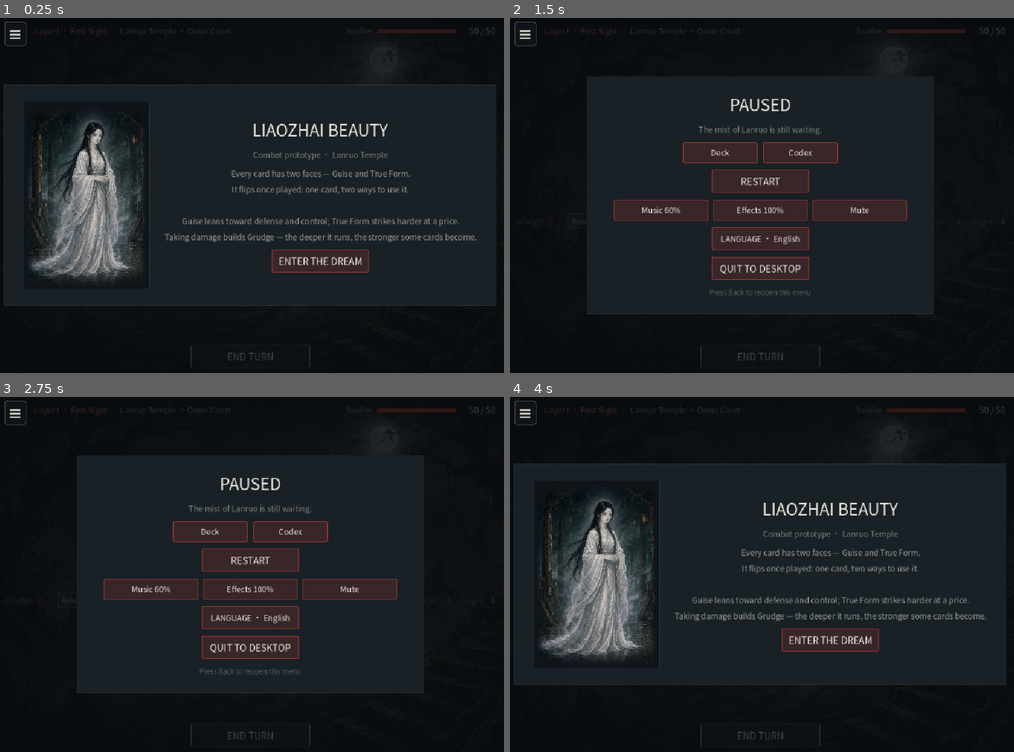
Above: before the commit, frames 1-4 (two rows, left to right).
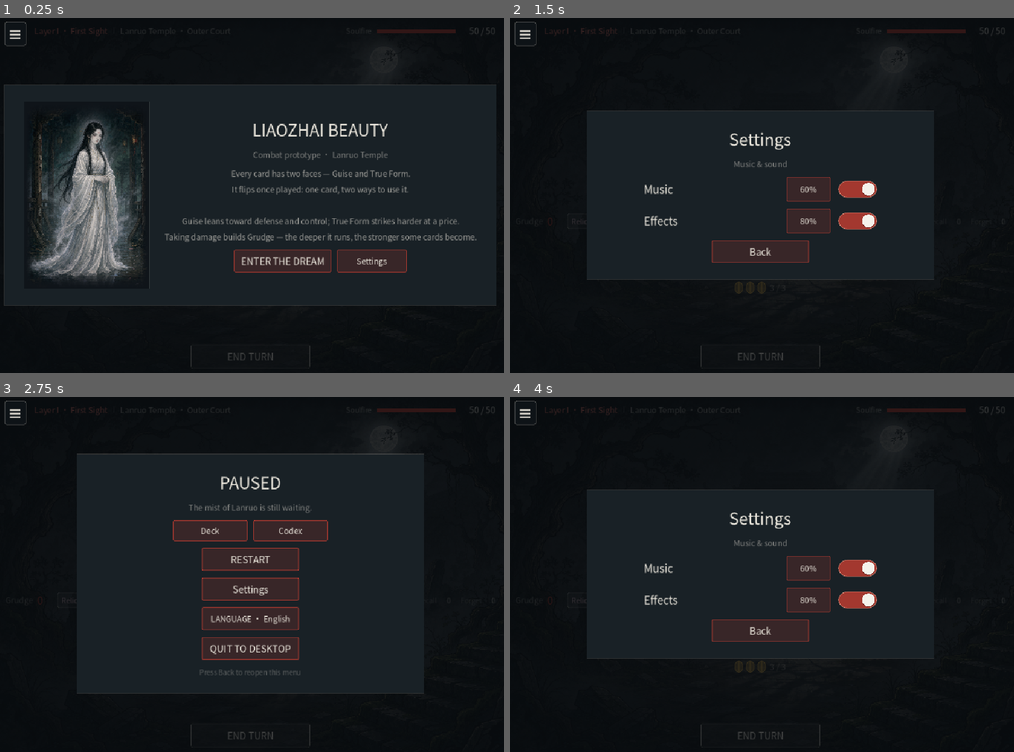
Above: after the commit, the same moments.

Repository: crayfishxu/LiaozhaiGame
Game: Godot game, scene res://scenes/Battle.tscn
Two runs of this game, one before a commit and one after it. Both use one fixed random seed, a clock stepped at 60 frames per second and the inputs below.
Inputs (mouse positions are in pixels of both pictures, inside the frame that each line leads up to):
- Up to frame 1 (0.25 s): no input
- Up to frame 2 (1.5 s): click "≡" at 0.5 s; click (762, 209) at 1.25 s, where only the run after the commit has a clickable "Settings"
- Up to frame 3 (2.75 s): click (252, 631) at 2 s, where only the run after the commit has a clickable "Back"
- Up to frame 4 (4 s): click "RESTART" at 2.75 s; click (882, 638) at 3.5 s, where only the run after the commit has a clickable "Settings"

The runs differ from the first frame. In frame 1, 1.4% of the frame differs, in the area x 46-81%, y 65-72%; in frame 2, 10%; in frame 3, 4.8%; in frame 4, 14%, in the area x 0-99%, y 18-82%.

Commit message:
feat(audio): 音乐与音效各自独立的设置开关
原来的三个按钮（音乐/音效/静音）只能循环音量档，静音是全局的，
关不掉「只关音乐」或「只关音效」。改成真正的两个开关。

AudioManager
- muted 拆成 music_on / sfx_on，音量档位从 [0,...,1] 改为 [0.2,...,1]，
  开关管「有没有声」、档位管「多大声」，职责分开
- set_music_enabled(false) 淡出 0.3s 后 stop()，不再解码播放（省电）；
  曲目名保留，打开时重新起播当前层
- set_sfx_enabled(false) 前先响一记 click，让玩家确认按到了
- 用 _vol_gen 代次号防止「关了立刻又开」时旧的「淡出后停止」回调把新播放掐掉
- 读档迁移：旧的 muted / 0 档音量折算成开关，保存时删掉 muted 键

UI
- 新增 scripts/UiSwitch.gd：自绘胶囊开关，0.14s 滑动动画。
  不用 CheckButton 是因为默认主题的开关图标是灰阶，和墨/朱砂配色不搭
- 新增设置面板：音乐、音效各一行（名称 + 音量百分比 + 开关）；
  关掉时整行文字与音量按钮压暗
- 暂停菜单的三个音量按钮收成一个「设置」入口；开场页「入梦」旁边也能直接进
- 返回键在设置里退一层（设置→暂停），不会直接关掉弹窗

i18n：新增 ui.settings / ui.settings_sub 两条 × 11 语种（ui.back 本来就有）。
11 语种各 430 条，键与占位符全一致；面板 11 语种实测均 700x340，零超屏。

Diff:
--- a/scripts/AudioManager.gd
+++ b/scripts/AudioManager.gd
@@ -5,9 +5,10 @@
 ##
 ##   Audio.play_bgm("layer2")     切换背景音乐（带交叉淡化）
 ##   Audio.play_sfx("hit")        播放音效
-##   Audio.cycle_music()          音乐音量循环 0→20→…→100→0
-##   Audio.cycle_sfx()            音效音量循环
-##   Audio.toggle_mute()          全局静音
+##   Audio.set_music_enabled(on)  音乐开关（与音效互不影响）
+##   Audio.set_sfx_enabled(on)    音效开关
+##   Audio.cycle_music()          音乐音量 20→40→…→100→20
+##   Audio.cycle_sfx()            音效音量
 ##
 ## 音频素材由 tools/gen_audio.py 程序化合成，无外部版权。
 ## BGM 为无缝循环 ogg，音效为短 wav。
@@ -19,21 +20,25 @@
 const BGM_PATH := "res://audio/bgm/%s.ogg"
 const SFX_PATH := "res://audio/sfx/%s.wav"
 
-## 音量档位：0 表示关闭
-const STEPS := [0.0, 0.2, 0.4, 0.6, 0.8, 1.0]
+## 音量档位：开关负责「有没有声」，档位只管「多大声」
+const STEPS := [0.2, 0.4, 0.6, 0.8, 1.0]
 
 const SFX_VOICES := 10
 const FADE_TIME := 0.9
+const VOL_FADE := 0.30
 
 var music_volume: float = 0.6
 var sfx_volume: float = 0.8
-var muted: bool = false
+var music_on: bool = true
+var sfx_on: bool = true
 
 var _bgm_key: String = ""
 var _players: Array[AudioStreamPlayer] = []
 var _slot: int = 0
 var _cache: Dictionary = {}
 var _fade_tween: Tween
+var _vol_gen: int = 0                 # 变更代次：过期的「淡出后停止」回调靠它作废
+var _vol_tweens: Array[Tween] = []
 
 
 func _ready() -> void:
@@ -66,6 +71,10 @@
 
 func _exit_tree() -> void:
 	# 退出时主动断开引用，否则引擎会报 "resources still in use at exit"
+	_vol_gen += 1
+	_kill_vol_tweens()
+	if _fade_tween != null and _fade_tween.is_valid():
+		_fade_tween.kill()
 	for p in _players:
 		if is_instance_valid(p):
 			p.stop()
@@ -111,23 +120,59 @@
 
 func _music_db(scale: float) -> float:
 	var v := music_volume * scale
-	if muted or v <= 0.001:
+	if not music_on or v <= 0.001:
 		return -80.0
 	return linear_to_db(v)
 
 
-func _refresh_music_volume() -> void:
+## 音乐音量变化后同步到在播的声道。smooth=true 用于开关切换，淡入而非硬跳。
+func _refresh_music_volume(smooth: bool = false) -> void:
+	var target := _music_db(1.0)
+	_kill_vol_tweens()
 	for i in 2:
 		var p := _players[i]
-		if p.playing:
-			p.volume_db = _music_db(1.0)
+		if not p.playing:
+			continue
+		if smooth:
+			var tw := create_tween()
+			tw.tween_property(p, "volume_db", target, VOL_FADE)
+			_vol_tweens.append(tw)
+		else:
+			p.volume_db = target
+
+
+## 淡出后停止两路 BGM。用代次号防止「关了又立刻开」时旧回调把新播放掐掉。
+func _fade_out_and_stop() -> void:
+	_vol_gen += 1
+	var gen := _vol_gen
+	_kill_vol_tweens()
+	if _fade_tween != null and _fade_tween.is_valid():
+		_fade_tween.kill()
+	for i in 2:
+		var p := _players[i]
+		if not p.playing:
+			continue
+		var tw := create_tween()
+		tw.tween_property(p, "volume_db", -80.0, VOL_FADE)
+		tw.tween_callback(func():
+			if gen == _vol_gen:
+				p.stop()
+		)
+		_vol_tweens.append(tw)
+
+
+func _kill_vol_tweens() -> void:
+	for t in _vol_tweens:
+		if t != null and t.is_valid():
+			t.kill()
+	_vol_tweens.clear()
 
 
 # ------------------------------------------------------------------
 # SFX
 # ------------------------------------------------------------------
 func play_sfx(key: String, pitch_jitter: float = 0.05) -> void:
-	if muted or sfx_volume <= 0.001:
+	if not sfx_on or sfx_volume <= 0.001:
 		return
 	var stream := _get_stream(SFX_PATH % key, false)
 	if stream == null:
@@ -160,27 +205,62 @@
 
 
 # ------------------------------------------------------------------
-# 音量控制
-# ------------------------------------------------------------------
+# 开关
+# ------------------------------------------------------------------
+## 音乐开关。关掉时淡出并停止播放（省电），曲目名留着，打开时重新起播。
+func set_music_enabled(v: bool) -> void:
+	if v == music_on:
+		return
+	music_on = v
+	if v:
+		_vol_gen += 1                       # 作废可能还在跑的「淡出后停止」
+		if _fade_tween != null and _fade_tween.is_valid():
+			_fade_tween.kill()
+		if _bgm_key != "" and not (_players[0].playing or _players[1].playing):
+			var key := _bgm_key
+			_bgm_key = ""
+			play_bgm(key)
+		else:
+			_refresh_music_volume(true)
+		play_sfx("click", 0.0)
+	else:
+		_fade_out_and_stop()
+	save_cfg()
+
+
+## 音效开关。关掉之前先响一记，让玩家确认「我按到了」。
+func set_sfx_enabled(v: bool) -> void:
+	if v == sfx_on:
+		return
+	if v:
+		sfx_on = true
+		play_sfx("click", 0.0)
+	else:
+		play_sfx("click", 0.0)
+		sfx_on = false
+	save_cfg()
+
+
+# ------------------------------------------------------------------
+# 音量档位
+# ------------------------------------------------------------------
+## 点一下升一档；关着的时候第一下先打开（不跳档），符合「我想听」的直觉
 func cycle_music() -> void:
+	if not music_on:
+		set_music_enabled(true)
+		return
 	music_volume = _next_step(music_volume)
 	_refresh_music_volume()
 	save_cfg()
 
 
 func cycle_sfx() -> void:
+	if not sfx_on:
+		set_sfx_enabled(true)
+		return
 	sfx_volume = _next_step(sfx_volume)
 	save_cfg()
-	if sfx_volume > 0.001:
-		play_sfx("click", 0.0)
-
-
-func toggle_mute() -> void:
-	muted = not muted
-	_refresh_music_volume()
-	if not muted:
-		play_sfx("click", 0.0)
-	save_cfg()
+	play_sfx("click", 0.0)
 
 
 func _next_step(v: float) -> float:
@@ -194,19 +274,13 @@
 	return STEPS[(best + 1) % STEPS.size()]
 
 
-## 供 UI 显示：「60%」或「关」
-func music_text() -> String:
-	return _step_text(music_volume)
-
-
-func sfx_text() -> String:
-	return _step_text(sfx_volume)
-
-
-func _step_text(v: float) -> String:
-	if muted or v <= 0.001:
-		return I18N.t("ui.off")
-	return "%d%%" % roundi(v * 100.0)
+## 供 UI 显示：音量百分比（开关状态由开关本身表达）
+func music_label() -> String:
+	return "%d%%" % roundi(music_volume * 100.0)
+
+
+func sfx_label() -> String:
+	return "%d%%" % roundi(sfx_volume * 100.0)
 
 
 # ------------------------------------------------------------------
@@ -217,13 +291,29 @@
 	cfg.load(CFG_PATH)            # 保留其它 section（i18n）
 	cfg.set_value(CFG_SECTION, "music", music_volume)
 	cfg.set_value(CFG_SECTION, "sfx", sfx_volume)
-	cfg.set_value(CFG_SECTION, "muted", muted)
+	cfg.set_value(CFG_SECTION, "music_on", music_on)
+	cfg.set_value(CFG_SECTION, "sfx_on", sfx_on)
+	if cfg.has_section_key(CFG_SECTION, "muted"):
+		cfg.erase_section_key(CFG_SECTION, "muted")   # 旧版全局静音位，已拆成两个开关
 	cfg.save(CFG_PATH)
 
 
 func load_cfg() -> void:
 	var cfg := ConfigFile.new()
-	if cfg.load(CFG_PATH) == OK:
-		music_volume = clampf(float(cfg.get_value(CFG_SECTION, "music", 0.6)), 0.0, 1.0)
-		sfx_volume = clampf(float(cfg.get_value(CFG_SECTION, "sfx", 0.8)), 0.0, 1.0)
-		muted = bool(cfg.get_value(CFG_SECTION, "muted", false))
+	if cfg.load(CFG_PATH) != OK:
+		return
+	music_volume = clampf(float(cfg.get_value(CFG_SECTION, "music", 0.6)), 0.0, 1.0)
+	sfx_volume = clampf(float(cfg.get_value(CFG_SECTION, "sfx", 0.8)), 0.0, 1.0)
+	music_on = bool(cfg.get_value(CFG_SECTION, "music_on", true))
+	sfx_on = bool(cfg.get_value(CFG_SECTION, "sfx_on", true))
+
+	# 迁移 0.1.7 及以前的存法：那时只有「全局静音」和 0 档音量，都折算成开关
+	if bool(cfg.get_value(CFG_SECTION, "muted", false)):
+		music_on = false
+		sfx_on = false
+	if music_volume <= 0.001:
+		music_volume = 0.6
+		music_on = false
+	if sfx_volume <= 0.001:
+		sfx_volume = 0.8
+		sfx_on = false
--- a/scripts/Battle.gd
+++ b/scripts/Battle.gd
@@ -37,6 +37,9 @@
 ## 设计基准 1024x672（见 project.godot），所有字号按此系数放大，
 ## 使手机横屏（1080p）下的实际字高达到可读水平。
 const UI_S := 1.3
+
+## 开关控件（胶囊 + 滑块），用 preload 而不依赖全局类名缓存
+const UiSwitch := preload("res://scripts/UiSwitch.gd")
 
 # ---------------- 运行时状态 ----------------
 var player_hp: int = START_HP
@@ -107,9 +110,13 @@
 var grievance_label: Label
 var relic_btn: Button
 var _pause_open: bool = false
-## 当前弹窗种类：intro / reward / pause / lang / win / lose / ""
+## 当前弹窗种类：intro / reward / pause / settings / lang / win / lose / ""
 ## 切换语言要重建整个 UI，靠这个把玩家送回到原来的那一屏
 var _panel_mode: String = ""
+## 设置面板是从哪进的：pause / intro / ""（"" 表示从某个界面用返回键进）
+var _settings_from: String = ""
+## 设置面板里的行控件：kind -> {vol, sw, name}，改音量后就地更新不重建面板
+var _audio_rows: Dictionary = {}
 ## 战后三选一的候选项要留住，否则切语言重开面板会重新摇一次
 var _reward_picks: Array = []
 var _reward_sides: Array = []
@@ -130,8 +137,11 @@
 		_on_back_requested()
 
 
-## 返回键语义：暂停菜单开着就回到原来那一屏，否则呼出暂停菜单
+## 返回键语义：设置/暂停开着就退一层，否则呼出暂停菜单
 func _on_back_requested() -> void:
+	if _panel_mode == "settings":
+		_settings_back()
+		return
 	if overlay.visible and _pause_open:
 		_resume()
 		return
@@ -1505,11 +1515,20 @@
 	tip.add_theme_constant_override("line_spacing", 8)
 	col.add_child(tip)
 
-	var brow := CenterContainer.new()
+	var brow := HBoxContainer.new()
+	brow.alignment = BoxContainer.ALIGNMENT_CENTER
+	brow.add_theme_constant_override("separation", 12)
 	col.add_child(brow)
 	var b := _mk_button(I18N.t("ui.enter"))
 	b.pressed.connect(_enter_run)
 	brow.add_child(b)
+
+	# 开场就能先关音乐——手机上很多人在公共场合开第一把
+	var bset := _mk_button(I18N.t("ui.settings"))
+	bset.add_theme_font_size_override("font_size", int(13 * UI_S))
+	bset.custom_minimum_size = Vector2(140, 46)
+	bset.pressed.connect(func(): _show_settings("intro"))
+	brow.add_child(bset)
 
 
 func _show_victory(kind: String, gold: int, heal: int) -> void:
@@ -1708,7 +1727,7 @@
 # 暂停菜单 / 退出
 # ==================================================================
 func _show_pause() -> void:
-	if _panel_mode != "pause" and _panel_mode != "lang":
+	if _panel_mode != "pause" and _panel_mode != "lang" and _panel_mode != "settings":
 		_prev_mode = _panel_mode
 	_clear_panel()
 	_show_overlay()
@@ -1750,23 +1769,12 @@
 	)
 	r2.add_child(b2)
 
-	# ---- 声音：三格一组，点一下循环一档 ----
-	var ra := HBoxContainer.new()
-	ra.alignment = BoxContainer.ALIGNMENT_CENTER
-	ra.add_theme_constant_override("separation", 10)
-	panel_vb.add_child(ra)
-	for kind in ["music", "sfx", "mute"]:
-		var ba := _mk_button(_audio_label(str(kind)))
-		ba.add_theme_font_size_override("font_size", int(13 * UI_S))
-		ba.custom_minimum_size = Vector2(190, 42)
-		ba.pressed.connect(func():
-			match str(kind):
-				"music": Audio.cycle_music()
-				"sfx": Audio.cycle_sfx()
-				"mute": Audio.toggle_mute()
-			_show_pause()
-		)
-		ra.add_child(ba)
+	# ---- 设置：音乐/音效开关都在里面，暂停菜单只留一个入口 ----
+	var rs := CenterContainer.new()
+	panel_vb.add_child(rs)
+	var bs := _mk_button(I18N.t("ui.settings"))
+	bs.pressed.connect(func(): _show_settings("pause"))
+	rs.add_child(bs)
 
 	var rl := CenterContainer.new()
 	panel_vb.add_child(rl)
@@ -1789,15 +1797,112 @@
 	panel_vb.add_child(hint)
 
 
-## 声音按钮上的文字：音乐 60% / 音效 80% / 静音
-func _audio_label(kind: String) -> String:
-	match kind:
-		"music":
-			return "%s %s" % [I18N.t("ui.music"), Audio.music_text()]
-		"sfx":
-			return "%s %s" % [I18N.t("ui.sfx"), Audio.sfx_text()]
+# ==================================================================
+# 设置（音乐 / 音效开关）
+# ==================================================================
+## from 记录从哪进来：pause / intro。返回时按这个回到原处。
+func _show_settings(from: String = "pause") -> void:
+	if _panel_mode != "settings" and _panel_mode != "pause" and _panel_mode != "lang":
+		_prev_mode = _panel_mode
+	_settings_from = from
+	_audio_rows.clear()
+
+	_clear_panel()
+	_show_overlay()
+	_panel_mode = "settings"
+
+	panel_vb.add_child(_panel_title(I18N.t("ui.settings")))
+	panel_vb.add_child(_panel_sub(I18N.t("ui.settings_sub")))
+
+	panel_vb.add_child(_audio_row("music"))
+	panel_vb.add_child(_audio_row("sfx"))
+
+	var row := CenterContainer.new()
+	panel_vb.add_child(row)
+	var back := _mk_button(I18N.t("ui.back"))
+	back.pressed.connect(_settings_back)
+	row.add_child(back)
+
+
+## 一行：名称 ——— 音量百分比 ——— 开关
+func _audio_row(kind: String) -> Control:
+	var is_music := kind == "music"
+	var on := Audio.music_on if is_music else Audio.sfx_on
+
+	var row := HBoxContainer.new()
+	row.add_theme_constant_override("separation", 16)
+	row.custom_minimum_size = Vector2(470, 50)
+	row.size_flags_horizontal = Control.SIZE_SHRINK_CENTER
+
+	var name_lb := Label.new()
+	name_lb.text = I18N.t("ui.music") if is_music else I18N.t("ui.sfx")
+	name_lb.add_theme_font_size_override("font_size", int(17 * UI_S))
+	name_lb.vertical_alignment = VERTICAL_ALIGNMENT_CENTER
+	name_lb.size_flags_horizontal = Control.SIZE_EXPAND_FILL
+	row.add_child(name_lb)
+
+	var vol := _mk_button(Audio.music_label() if is_music else Audio.sfx_label())
+	vol.custom_minimum_size = Vector2(88, 38)
+	vol.add_theme_font_size_override("font_size", int(13 * UI_S))
+	vol.pressed.connect(func():
+		if is_music:
+			Audio.cycle_music()
+		else:
+			Audio.cycle_sfx()
+		_sync_audio_row(kind)
+	)
+	row.add_child(vol)
+
+	var sw := UiSwitch.new()
+	sw.set_on(on, false)
+	sw.toggled.connect(func(v: bool):
+		if is_music:
+			Audio.set_music_enabled(v)
+			Audio.play_sfx("click", 0.0)
+		elif v:
+			Audio.set_sfx_enabled(true)
+			Audio.play_sfx("click", 0.0)
+		else:
+			Audio.play_sfx("click", 0.0)      # 先响再关，让玩家知道按到了
+			Audio.set_sfx_enabled(false)
+		_sync_audio_row(kind)
+	)
+	row.add_child(sw)
+
+	_audio_rows[kind] = {"vol": vol, "sw": sw, "name": name_lb}
+	_sync_audio_row(kind)
+	return row
+
+
+## 开关状态由 Audio 说了算，界面跟随；关掉时把文字压暗，一眼能看出没声
+func _sync_audio_row(kind: String) -> void:
+	var r: Dictionary = _audio_rows.get(kind, {})
+	if r.is_empty():
+		return
+	var is_music := kind == "music"
+	var on := Audio.music_on if is_music else Audio.sfx_on
+
+	var vol: Button = r["vol"]
+	vol.text = Audio.music_label() if is_music else Audio.sfx_label()
+	vol.modulate = Color(1, 1, 1, 1.0 if on else 0.34)
+
+	var name_lb: Label = r["name"]
+	name_lb.add_theme_color_override("font_color", C_MOON if on else Color(0.92, 0.90, 0.86, 0.42))
+
+	var sw = r["sw"]           # 动态取，避免把脚本类型写成 Control 后取不到 on
+	if sw.on != on:
+		sw.set_on(on, false)
+
+
+func _settings_back() -> void:
+	match _settings_from:
+		"intro":
+			_show_intro()
+		"pause":
+			_show_pause()
 		_:
-			return I18N.t("ui.unmute") if Audio.muted else I18N.t("ui.mute")
+			_prev_mode = ""
+			_resume()
 
 
 func _quit_to_desktop() -> void:
@@ -1957,6 +2062,7 @@
 		"victory": _show_victory(_victory_kind, _victory_gold, _victory_heal)
 		"relic_choice": _show_relic_choice("elite")
 		"pause": _show_pause()
+		"settings": _show_settings(_settings_from)
 		"lang": _show_language()
 		"shop": _show_shop(node)
 		"rest": _show_rest(node)
--- /dev/null
+++ b/scripts/UiSwitch.gd
@@ -0,0 +1,84 @@
+extends Control
+
+## ==================================================================
+## 开关控件（胶囊轨道 + 圆形滑块）
+##
+##   var sw := UiSwitch.new()
+##   sw.set_on(true, false)          # 初始状态（不播动画）
+##   sw.toggled.connect(func(on): ...)
+##
+## 只处理鼠标事件：Godot 默认开启 emulate_mouse_from_touch，
+## 触摸会被转成鼠标，重复处理会一次点击切两下。
+## ==================================================================
+
+signal toggled(on: bool)
+
+const TRACK_H := 34.0     # 轨道高度（逻辑像素）
+const PAD := 4.0          # 滑块与轨道的间隙
+const ANIM := 0.14
+
+var on: bool = false
+
+var _knob: float = 0.0    # 0 = 左（关），1 = 右（开）
+var _sb_on: StyleBoxFlat
+var _sb_off: StyleBoxFlat
+
+
+func _ready() -> void:
+	custom_minimum_size = Vector2(78, 42)
+	mouse_filter = Control.MOUSE_FILTER_STOP
+	focus_mode = Control.FOCUS_NONE
+	mouse_default_cursor_shape = Control.CURSOR_POINTING_HAND
+
+	_sb_on = StyleBoxFlat.new()
+	_sb_on.bg_color = Color(0.70, 0.23, 0.19, 0.90)
+	_sb_on.border_color = Color(0.88, 0.58, 0.50, 0.80)
+	_sb_on.set_border_width_all(1)
+	_sb_on.set_corner_radius_all(int(TRACK_H * 0.5))
+
+	_sb_off = StyleBoxFlat.new()
+	_sb_off.bg_color = Color(0.13, 0.16, 0.18, 1.0)
+	_sb_off.border_color = Color(0.92, 0.90, 0.86, 0.20)
+	_sb_off.set_border_width_all(1)
+	_sb_off.set_corner_radius_all(int(TRACK_H * 0.5))
+
+	_set_knob(1.0 if on else 0.0)
+
+
+## 外部设置状态。animate=false 用于按真实状态重建 UI 时，避免每一帧都滑一遍。
+func set_on(v: bool, animate: bool = true) -> void:
+	on = v
+	var target := 1.0 if v else 0.0
+	if animate and is_inside_tree():
+		var tw := create_tween()
+		tw.tween_method(_set_knob, _knob, target, ANIM)
+	else:
+		_set_knob(target)
+
+
+func _set_knob(t: float) -> void:
+	_knob = clampf(t, 0.0, 1.0)
+	queue_redraw()
+
+
+func _gui_input(event: InputEvent) -> void:
+	if event is InputEventMouseButton:
+		var mb := event as InputEventMouseButton
+		if mb.button_index == MOUSE_BUTTON_LEFT and mb.pressed:
+			accept_event()
+			set_on(not on)
+			toggled.emit(on)
+
+
+func _draw() -> void:
+	var y := (size.y - TRACK_H) * 0.5
+	var track := Rect2(Vector2(0.0, y), Vector2(size.x, TRACK_H))
+	draw_style_box(_sb_on if on else _sb_off, track)
+
+	var radius := TRACK_H * 0.5 - PAD
+	var travel := size.x - radius * 2.0 - PAD * 2.0
+	var center := Vector2(track.position.x + PAD + radius + travel * _knob, track.position.y + TRACK_H * 0.5)
+
+	# 落地阴影：滑块不贴轨道，看起来有厚度
+	draw_circle(center + Vector2(0.0, 1.5), radius, Color(0.0, 0.0, 0.0, 0.30))
+	draw_circle(center, radius, Color(0.96, 0.95, 0.92) if on else Color(0.56, 0.58, 0.59))
--- a/scripts/i18n/de.gd
+++ b/scripts/i18n/de.gd
@@ -53,6 +53,8 @@
 	"ui.quit_desktop": "ZUM DESKTOP",
 	"ui.pause_hint": "Zurück-Taste öffnet dieses Menü erneut",
 	"ui.language": "SPRACHE",
+	"ui.settings": "Einstellungen",
+	"ui.settings_sub": "Musik & Effekte",
 	"ui.lang_title": "SPRACHE WÄHLEN",
 	"ui.lang_sub": "Gilt sofort. Dein Fortschritt bleibt.",
 	"ui.lang_back": "ZURÜCK",
--- a/scripts/i18n/en.gd
+++ b/scripts/i18n/en.gd
@@ -58,6 +58,8 @@
 	"ui.pause_hint": "Press Back to reopen this menu",
 
 	"ui.language": "LANGUAGE",
+	"ui.settings": "Settings",
+	"ui.settings_sub": "Music & sound",
 	"ui.lang_title": "SELECT LANGUAGE",
 	"ui.lang_sub": "Applies at once. Your run is kept.",
 	"ui.lang_back": "BACK",
--- a/scripts/i18n/es.gd
+++ b/scripts/i18n/es.gd
@@ -53,6 +53,8 @@
 	"ui.quit_desktop": "SALIR AL ESCRITORIO",
 	"ui.pause_hint": "Pulsa Atrás para reabrir este menú",
 	"ui.language": "IDIOMA",
+	"ui.settings": "Ajustes",
+	"ui.settings_sub": "Música y efectos",
 	"ui.lang_title": "ELEGIR IDIOMA",
 	"ui.lang_sub": "Se aplica al instante. Tu partida se conserva.",
 	"ui.lang_back": "VOLVER",
--- a/scripts/i18n/fr.gd
+++ b/scripts/i18n/fr.gd
@@ -53,6 +53,8 @@
 	"ui.quit_desktop": "QUITTER VERS LE BUREAU",
 	"ui.pause_hint": "La touche Retour rouvre ce menu",
 	"ui.language": "LANGUE",
+	"ui.settings": "Réglages",
+	"ui.settings_sub": "Musique et sons",
 	"ui.lang_title": "CHOISIR LA LANGUE",
 	"ui.lang_sub": "Appliqué aussitôt. Ta partie est conservée.",
 	"ui.lang_back": "RETOUR",
--- a/scripts/i18n/id.gd
+++ b/scripts/i18n/id.gd
@@ -53,6 +53,8 @@
 	"ui.quit_desktop": "KELUAR KE DESKTOP",
 	"ui.pause_hint": "Tekan Kembali untuk membuka menu ini lagi",
 	"ui.language": "BAHASA",
+	"ui.settings": "Pengaturan",
+	"ui.settings_sub": "Musik & efek",
 	"ui.lang_title": "PILIH BAHASA",
 	"ui.lang_sub": "Langsung berlaku. Progresmu tetap.",
 	"ui.lang_back": "KEMBALI",
--- a/scripts/i18n/it.gd
+++ b/scripts/i18n/it.gd
@@ -53,6 +53,8 @@
 	"ui.quit_desktop": "ESCI AL DESKTOP",
 	"ui.pause_hint": "Il tasto Indietro riapre questo menu",
 	"ui.language": "LINGUA",
+	"ui.settings": "Impostazioni",
+	"ui.settings_sub": "Musica ed effetti",
 	"ui.lang_title": "SCEGLI LA LINGUA",
 	"ui.lang_sub": "Si applica subito. La partita resta.",
 	"ui.lang_back": "INDIETRO",
--- a/scripts/i18n/ja.gd
+++ b/scripts/i18n/ja.gd
@@ -53,6 +53,8 @@
 	"ui.quit_desktop": "デスクトップへ戻る",
 	"ui.pause_hint": "戻るキーでこのメニューを再表示",
 	"ui.language": "言語",
+	"ui.settings": "設定",
+	"ui.settings_sub": "音楽と効果音",
 	"ui.lang_title": "言語を選択",
 	"ui.lang_sub": "すぐに反映されます。進行状況は保持されます。",
 	"ui.lang_back": "戻る",
--- a/scripts/i18n/ko.gd
+++ b/scripts/i18n/ko.gd
@@ -53,6 +53,8 @@
 	"ui.quit_desktop": "바탕화면으로 나가기",
 	"ui.pause_hint": "뒤로 가기 키로 이 메뉴를 다시 열 수 있다",
 	"ui.language": "언어",
+	"ui.settings": "설정",
+	"ui.settings_sub": "음악 및 효과음",
 	"ui.lang_title": "언어 선택",
 	"ui.lang_sub": "즉시 적용됩니다. 진행 상황은 유지됩니다.",
 	"ui.lang_back": "돌아가기",
--- a/scripts/i18n/pt_BR.gd
+++ b/scripts/i18n/pt_BR.gd
@@ -53,6 +53,8 @@
 	"ui.quit_desktop": "SAIR PARA A ÁREA DE TRABALHO",
 	"ui.pause_hint": "Pressione Voltar para reabrir este menu",
 	"ui.language": "IDIOMA",
+	"ui.settings": "Ajustes",
+	"ui.settings_sub": "Música e efeitos",
 	"ui.lang_title": "ESCOLHER IDIOMA",
 	"ui.lang_sub": "Aplica na hora. Sua partida é mantida.",
 	"ui.lang_back": "VOLTAR",
--- a/scripts/i18n/ru.gd
+++ b/scripts/i18n/ru.gd
@@ -53,6 +53,8 @@
 	"ui.quit_desktop": "ВЫЙТИ НА РАБОЧИЙ СТОЛ",
 	"ui.pause_hint": "Нажмите «Назад», чтобы открыть это меню снова",
 	"ui.language": "ЯЗЫК",
+	"ui.settings": "Настройки",
+	"ui.settings_sub": "Музыка и звуки",
 	"ui.lang_title": "ВЫБОР ЯЗЫКА",
 	"ui.lang_sub": "Применяется сразу. Прогресс сохраняется.",
 	"ui.lang_back": "НАЗАД",
--- a/scripts/i18n/zh_CN.gd
+++ b/scripts/i18n/zh_CN.gd
@@ -68,6 +68,8 @@
 
 	# ---- 语言 ----
 	"ui.language": "语 言",
+	"ui.settings": "设置",
+	"ui.settings_sub": "音乐与音效",
 	"ui.lang_title": "选 择 语 言",
 	"ui.lang_sub": "切换后立即生效，当前局面不会丢失",
 	"ui.lang_back": "返 回",
Not shown, added: scripts/UiSwitch.gd.uid
